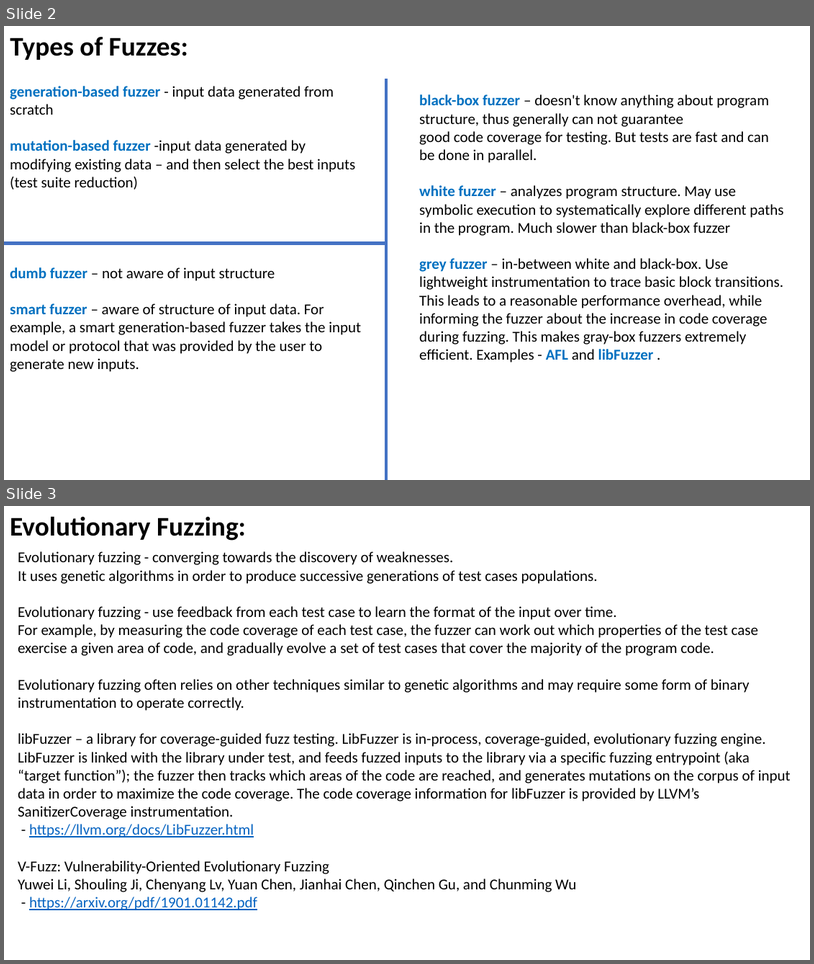
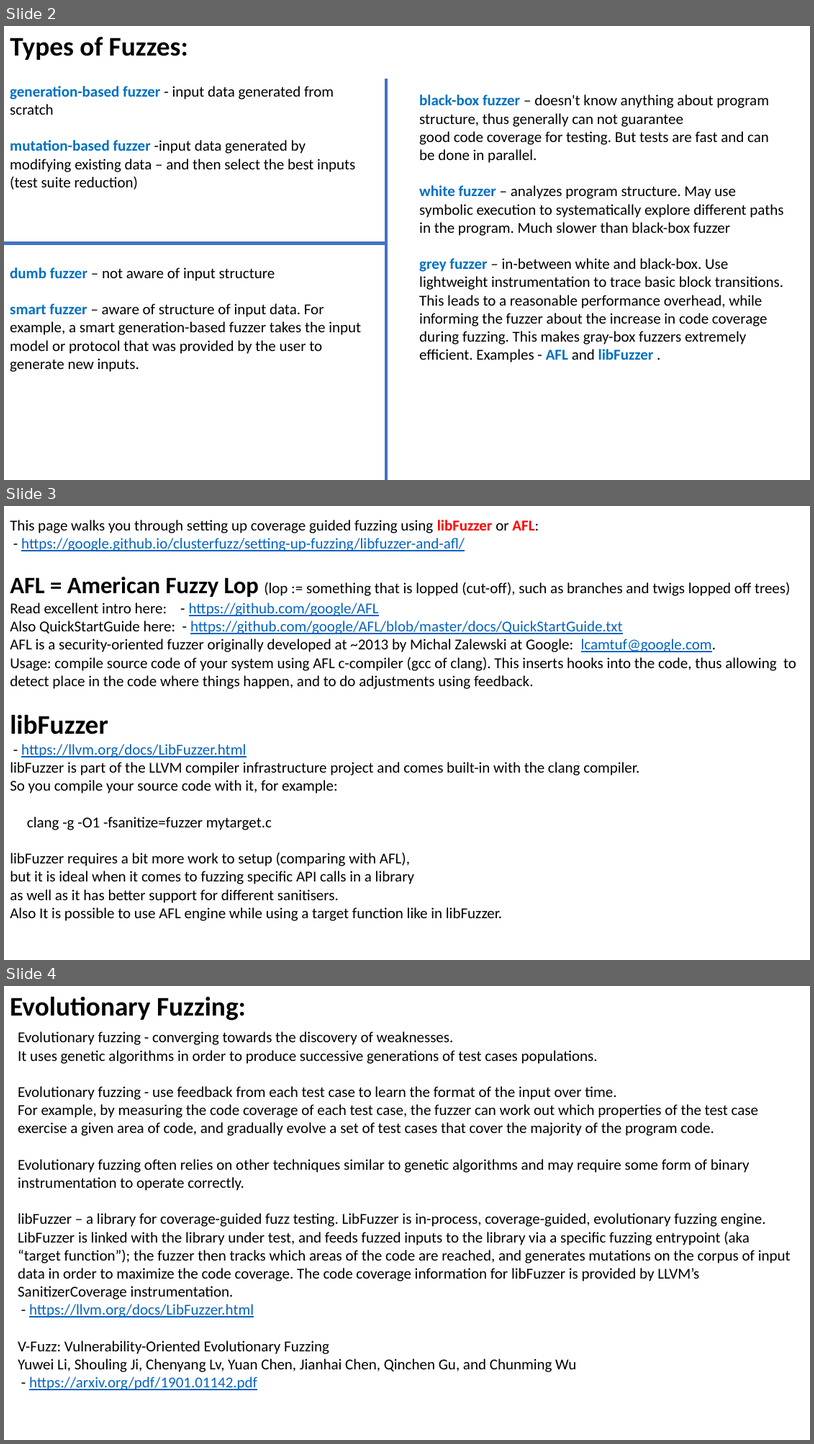
Before and after one commit to lselector/ml_ai_doc, a slide deck: fuzzing.pptx. Shown one above the other, each under a label of ours: slides 2 and 3 before the commit, slides 2, 3 and 4 after it. The pictures are 814x964 and 814x1444 pixels, drawn with LibreOffice and Linux fonts; fonts in the diff are those of the drawing. Boxes give left, top, right and bottom in pixels: in the first picture for what was removed or moved away, otherwise in the second. Text is boxed around its words. In the diff, an @@ line names an element or a change of style, - is before the commit and + after.

```diff
--- a/fuzzing.pptx
+++ b/fuzzing.pptx
@@ slide 3 added at [4, 506, 810, 960], background #FFFFFF @@
@@ text added at [10, 520, 797, 921], 18 pt, text #000000 @@
+This page walks you through setting up coverage guided fuzzing using libFuzzer or AFL:
+- https://google.github.io/clusterfuzz/setting-up-fuzzing/libfuzzer-and-afl/
+AFL = American Fuzzy Lop (lop := something that is lopped (cut-off), such as branches and twigs lopped off trees)
+Read excellent intro here: - https://github.com/google/AFL
+Also QuickStartGuide here: - https://github.com/google/AFL/blob/master/docs/QuickStartGuide.txt
+AFL is a security-oriented fuzzer originally developed at ~2013 by Michal Zalewski at Google: lcamtuf@google.com.
+Usage: compile source code of your system using AFL c-compiler (gcc of clang). This inserts hooks into the code, thus allowing to detect place in the code where things happen, and to do adjustments using feedback.
+libFuzzer
+- https://llvm.org/docs/LibFuzzer.html
+libFuzzer is part of the LLVM compiler infrastructure project and comes built-in with the clang compiler.
+So you compile your source code with it, for example:
+clang -g -O1 -fsanitize=fuzzer mytarget.c
+libFuzzer requires a bit more work to setup (comparing with AFL),
+but it is ideal when it comes to fuzzing specific API calls in a library
+as well as it has better support for different sanitisers.
+Also It is possible to use AFL engine while using a target function like in libFuzzer.
@@ what was slide 3 is now slide 4 @@
```
Also in this commit, not shown: 1 slide changed.
